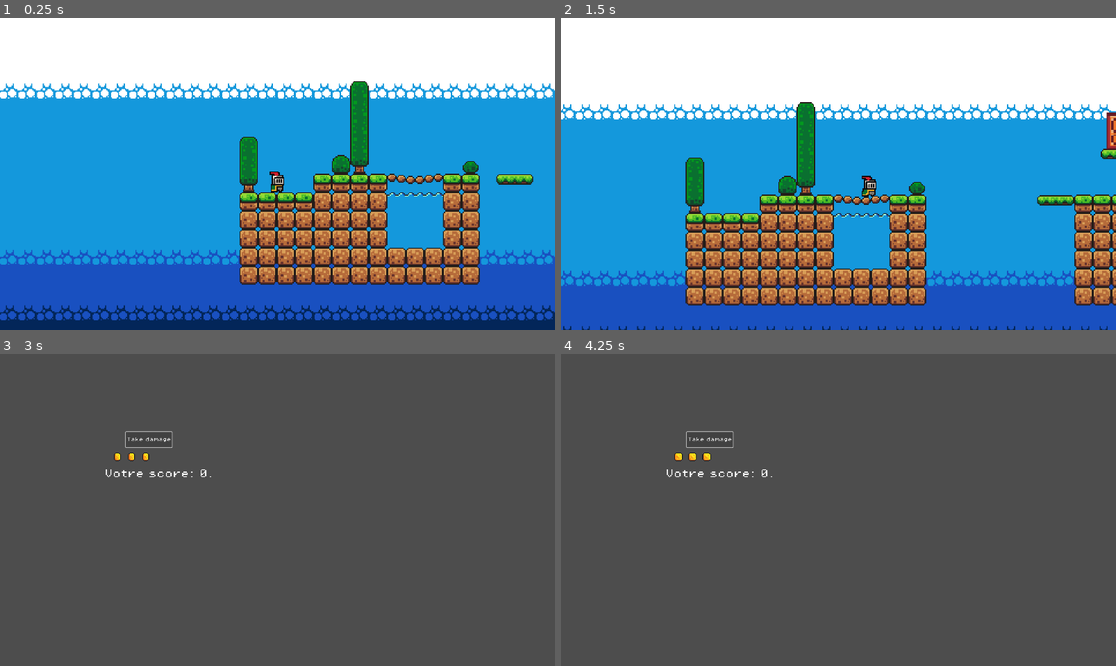
Above: before the commit, frames 1-4 (two rows, left to right).
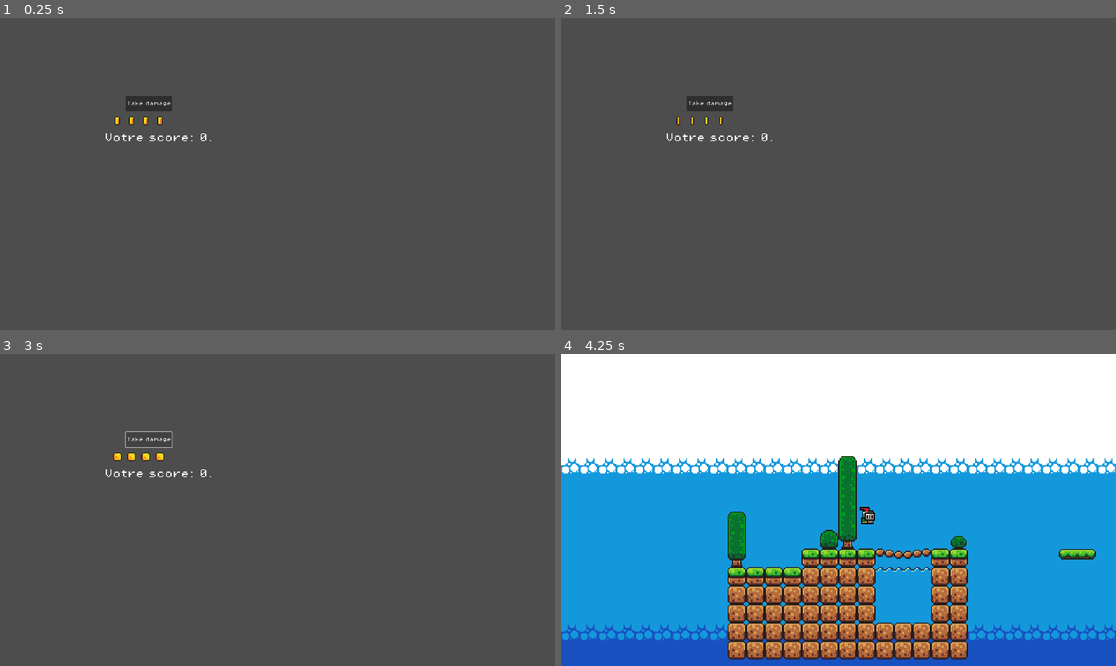
Above: after the commit, the same moments.

Repository: Priax/GameJamIllusion
Game: Godot game, scene res://scenes/game_over.tscn
Same seed, same stepped clock (60 frames per second), same inputs: the game is played once before the commit and once after it. Before the commit the project starts from res://scenes/minigame_invisible.tscn.
Inputs:
- Up to frame 1 (0.25 s): no input
- Up to frame 2 (1.5 s): hold Right (move_right) from 0.53 s (still down); tap Space (jump) at 0.77 s
- Up to frame 3 (3 s): tap Space (jump) at 1.52 s; release Right (move_right) at 2.03 s; hold Left (move_left) 2.03-2.75 s; click "Take damage" at 2.75 s
- Up to frame 4 (4.25 s): hold Right (move_right) from 3.53 s (still down); tap Space (jump) at 3.77 s

The runs differ from the first frame. In frame 1, 100% of the frame differs, in the area x 0-100%, y 0-100%; in frame 2, 100%; in frame 3, 0.1%; in frame 4, 100%.

Commit message:
ntm godotg

Diff:
--- a/gamejamillusion/project.godot
+++ b/gamejamillusion/project.godot
@@ -11,7 +11,7 @@
 [application]
 
 config/name="GameJamIllusion"
-run/main_scene="res://scenes/minigame_invisible.tscn"
+run/main_scene="res://scenes/game_over.tscn"
 config/features=PackedStringArray("4.3", "Forward Plus")
 config/icon="res://icon.svg"
 
--- a/gamejamillusion/scripts/game_over.gd
+++ b/gamejamillusion/scripts/game_over.gd
@@ -4,16 +4,22 @@
 
 var points_game_final: Label
 var hearts_list: Array[TextureRect]
-var game_list: Array[String]
+var game_list: Array[String] = [
+	"res://scenes/minigame_audio.tscn",
+	"res://scenes/minigame_infini.tscn",
+	"res://scenes/minigame_invisible.tscn"
+]
 
 func exec_game() -> void :
+	if game_list.size() == 0:
+		print("pa2jeu noob")
+		return
 	var index : int = randi() % game_list.size()
 	var random_game : String = game_list[index]
 	get_tree().change_scene_to_file(random_game)
 
 func _ready():
 	timer.timeout.connect(exec_game)
-	load_games()
 	# Afficher le score
 	points_game_final = %FinalScore
 	var points = Points.points
@@ -43,17 +49,3 @@
 func _on_button_pressed() -> void:
 	take_damage()
 	print(Points.health)
-
-func load_games() -> void:
-	var path : String = "res://scenes/"
-	var dir : DirAccess = DirAccess.open(path)
-	if dir == null:
-		print("erreur dossier")
-		return
-	dir.list_dir_begin()
-	var file_name : String = dir.get_next()
-	while file_name != "":
-		if file_name.begins_with("minigame_") and file_name.ends_with(".tscn"):
-			game_list.append(path + file_name)
-		file_name = dir.get_next()
-	dir.list_dir_end()
